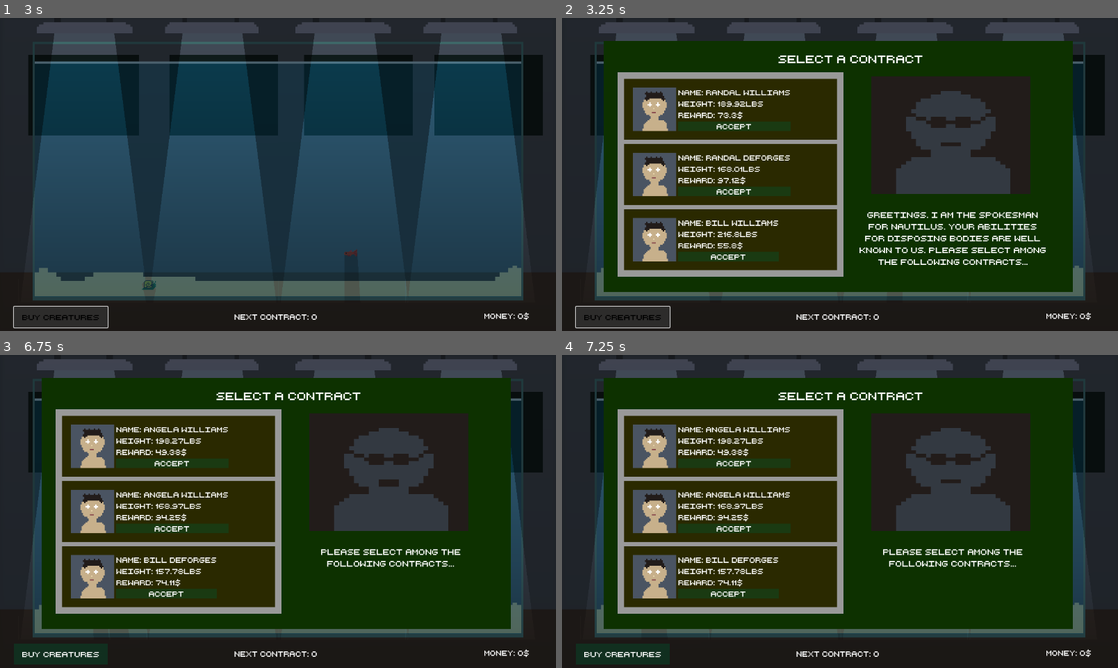
Above: before the commit, frames 1-4 (two rows, left to right).
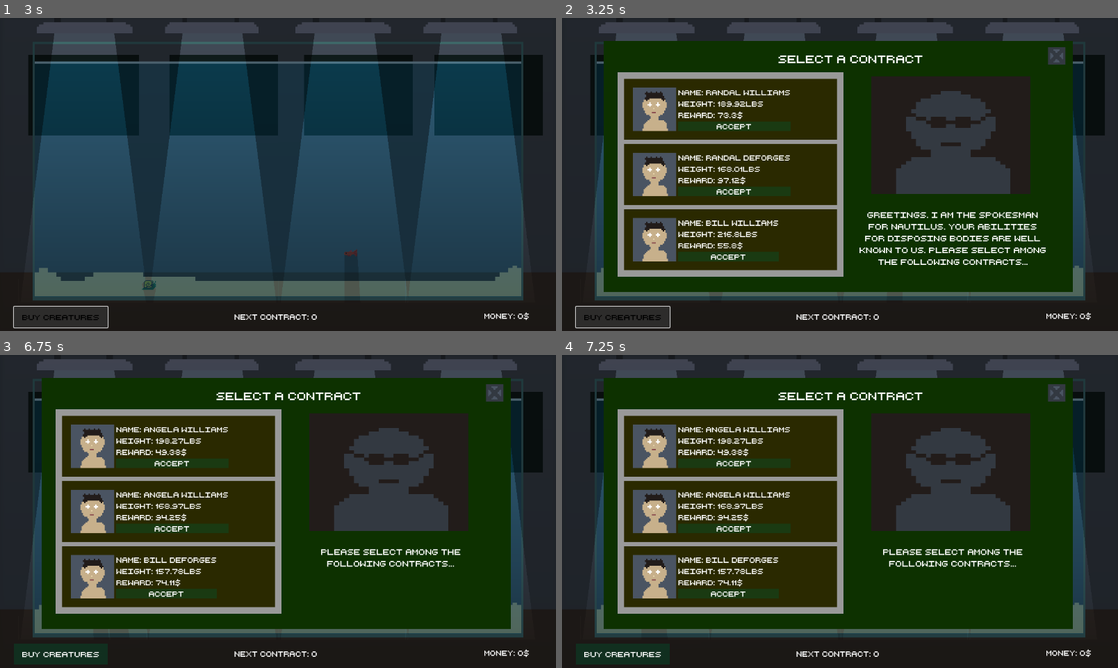
Above: after the commit, the same moments.

Repository: adrientremblay/ld56
Game: Godot game, scene res://scenes/game_screen.tscn
The game is run twice, just before and just after one commit, with the same random seed, the same clock (stepped at 60 frames per second) and the same inputs.
Inputs:
- Up to frame 1 (3 s): click "Buy Creatures" at 0.5 s; click "buy snail" at 1.25 s; click "Buy Fish" at 2 s; click "Buy Creatures" at 2.75 s
- Up to frame 2 (3.25 s): no input
- Up to frame 3 (6.75 s): click "Accept" at 3.5 s; click "Buy Creatures" at 4.25 s; click "buy snail" at 5 s; click "Buy Fish" at 5.75 s; click "buy snail" at 6.5 s
- Up to frame 4 (7.25 s): no input

Frame 1 is identical in both runs. In frame 2, 0.2% of the frame differs, in the area x 87-91%, y 9-15%; in frame 3, 0.2%, in the area x 68-91%, y 9-42%; in frame 4, 0.2%.

Commit message:
Implemented button to close contract menu

Diff:
--- a/scenes/ContractMenu.gd
+++ b/scenes/ContractMenu.gd
@@ -66,7 +66,13 @@
 	should_spawn_corpse.emit(person_name, weight, reward)
 	self.visible = false
 	$NewContractTimer.start()
+	$SpokesmanSpeechNormal.stop()
 
 func no_contracts_available():
 	$X.visible = true
 	$Label.text = NO_CONTRACTS_AVAILABLE_TEXT
+
+func _on_close_contract_menu_pressed() -> void:
+	self.visible = false
+	$NewContractTimer.start()
+	$SpokesmanSpeechNormal.stop()
--- a/scenes/game_screen.gd
+++ b/scenes/game_screen.gd
@@ -100,6 +100,5 @@
 
 func _on_ui_contract_menu_opened() -> void:
 	var corpse_list = compile_corpse_list()
-	print(corpse_list.size())
 	if corpse_list.size() == 4: # full
 		$UI/ContractMenu.no_contracts_available()
--- a/scenes/game_screen.tscn
+++ b/scenes/game_screen.tscn
@@ -15,6 +15,7 @@
 [ext_resource type="PackedScene" uid="uid://bx2cxds4tduly" path="res://scenes/water_creature.tscn" id="13_kriy5"]
 [ext_resource type="AudioStream" uid="uid://dya7wqs5vnaxf" path="res://assets/audio/spokesman_speech_normal.mp3" id="13_ot42n"]
 [ext_resource type="Texture2D" uid="uid://cmo0dcfot7kj0" path="res://assets/art/x.png" id="14_6p0uj"]
+[ext_resource type="Texture2D" uid="uid://ussvh757p0jq" path="res://assets/art/close_window.png" id="15_purco"]
 
 [sub_resource type="NavigationPolygon" id="NavigationPolygon_w865j"]
 vertices = PackedVector2Array(1043, 610, 1080, 378, 1143, 582, 436, 593, 476, 369, 551, 604, 741, 607, 783, 375, 858, 6 …(263 unchanged characters)…
@@ -231,7 +232,7 @@
 position = Vector2(799, 216.5)
 scale = Vector2(11.4375, 8.46875)
 sprite_frames = SubResource("SpriteFrames_udfuc")
-frame_progress = 0.0780874
+frame_progress = 0.609306
 
 [node name="Label" type="Label" parent="UI/ContractMenu"]
 light_mask = 0
@@ -282,10 +283,19 @@
 light_mask = 0
 layout_mode = 0
 offset_left = 28.0
-offset_top = 74.0
+offset_top = 70.0
 offset_right = 553.0
 offset_bottom = 544.0
 texture = ExtResource("14_6p0uj")
+
+[node name="CloseContractMenu" type="TextureButton" parent="UI/ContractMenu"]
+light_mask = 0
+offset_left = 1023.0
+offset_top = 14.0
+offset_right = 1063.0
+offset_bottom = 54.0
+texture_normal = ExtResource("15_purco")
+stretch_mode = 0
 
 [node name="MoneyLabel" type="Label" parent="UI"]
 layout_mode = 0
@@ -322,3 +332,4 @@
 [connection signal="contract_menu_opened" from="UI/ContractMenu" to="UI" method="_on_contract_menu_contract_menu_opened"]
 [connection signal="should_spawn_corpse" from="UI/ContractMenu" to="." method="_on_contract_menu_should_spawn_corpse"]
 [connection signal="timeout" from="UI/ContractMenu/NewContractTimer" to="UI/ContractMenu" method="_on_new_contract_timer_timeout"]
+[connection signal="pressed" from="UI/ContractMenu/CloseContractMenu" to="UI/ContractMenu" method="_on_close_contract_menu_pressed"]
Binary file added: assets/art/close_window.png
Not shown, added: assets/art/close_window.png.import
Not shown: 1 places in scenes/game_screen.tscn that only renumber resources
